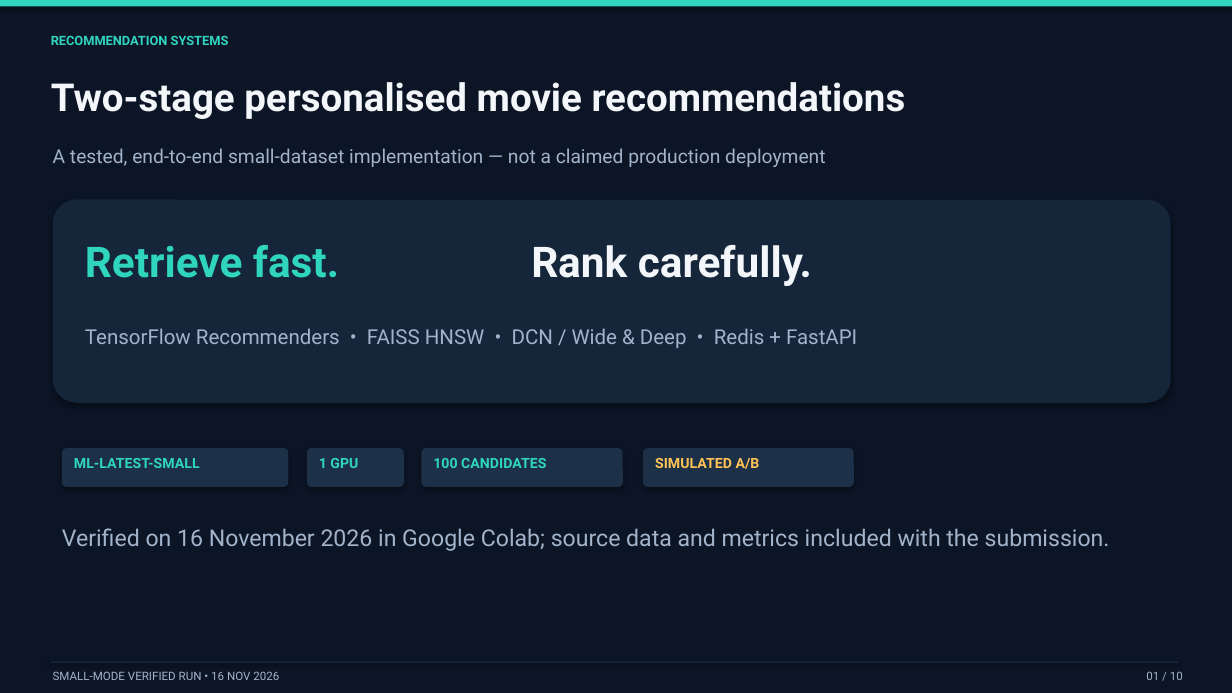
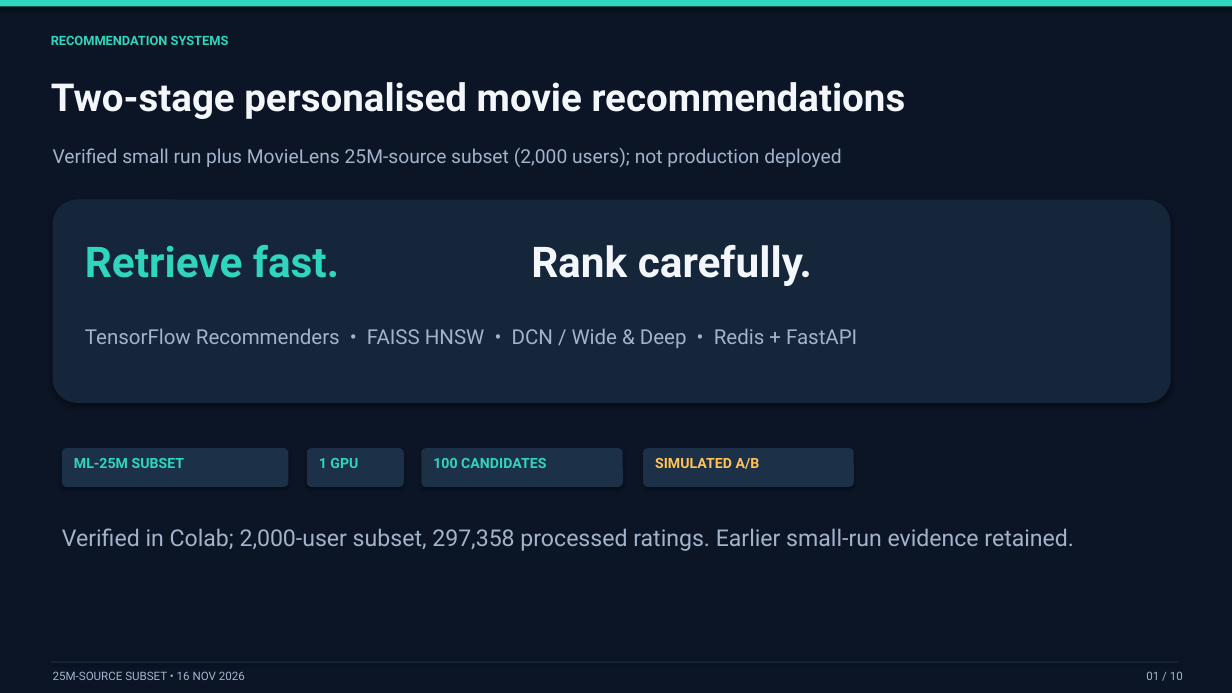
Before and after one commit to HarleetKaur/recsys-engine, a slide deck: slide 1 of docs/Recommendation_Engine_10min.pptx. Drawn at 1232x693 pixels with LibreOffice and Linux fonts; fonts in the diff are those of the drawing. Boxes give left, top, right and bottom in pixels: in the first picture for what was removed or moved away, otherwise in the second. Text is boxed around its words. In the diff, an @@ line names an element or a change of style, - is before the commit and + after.

Commit message:
Add MovieLens 25M subset results and final documentation

```diff
--- a/docs/Recommendation_Engine_10min.pptx
+++ b/docs/Recommendation_Engine_10min.pptx
@@ text at [53,148,841,167]: text changed @@
-A tested, end-to-end small-dataset implementation — not a claimed production deployment
+Verified small run plus MovieLens 25M-source subset (2,000 users); not production deployed
@@ text at [74,458,185,468]: text changed @@
-ML-LATEST-SMALL
+ML-25M SUBSET
@@ text at [62,528,1074,551]: text changed @@
-Verified on 16 November 2026 in Google Colab; source data and metrics included with the submission.
+Verified in Colab; 2,000-user subset, 297,358 processed ratings. Earlier small-run evidence retained.
@@ text at [53,671,245,680]: text changed @@
-SMALL-MODE VERIFIED RUN • 16 NOV 2026
+25M-SOURCE SUBSET • 16 NOV 2026
```
Also in this commit, not shown: 9 other slides changed, 14 other files.
